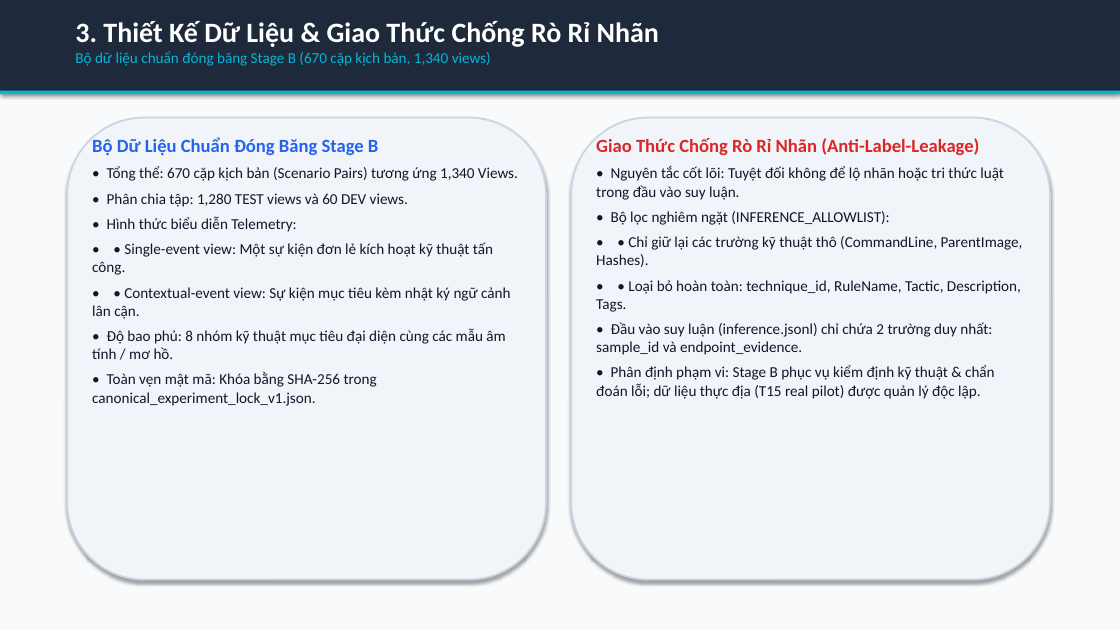
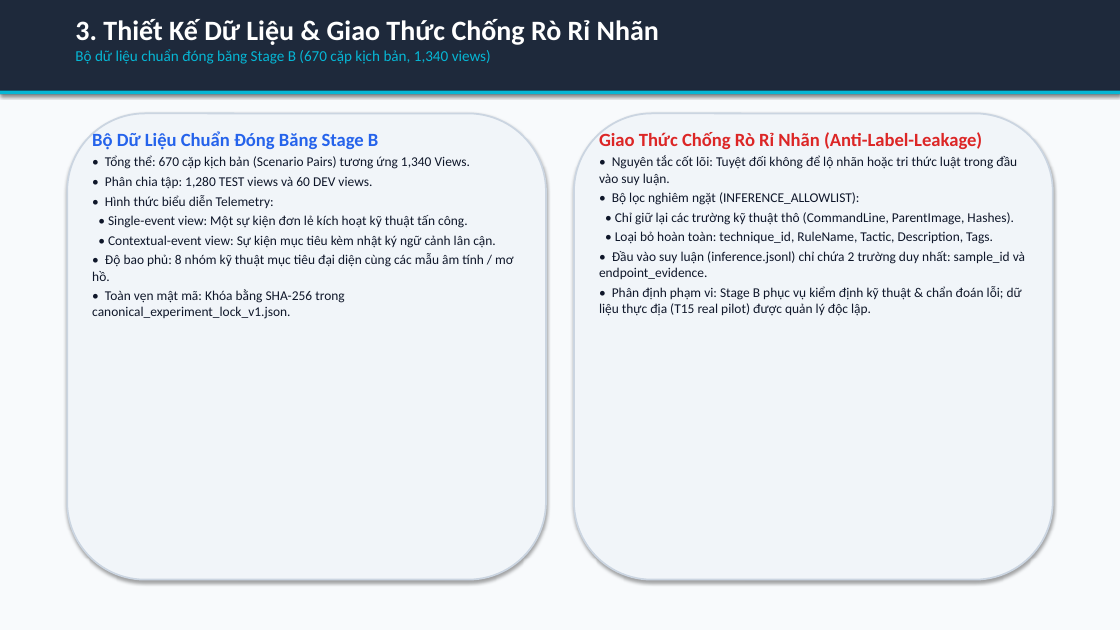
Before and after one commit to habachcp6/RAG2ATTCK, a slide deck: slide 4 of docs/presentation/slides.pptx. Drawn at 1120x630 pixels with LibreOffice and Linux fonts; fonts in the diff are those of the drawing. Boxes give left, top, right and bottom in pixels: in the first picture for what was removed or moved away, otherwise in the second. Text is boxed around its words. In the diff, an @@ line names an element or a change of style, - is before the commit and + after.

```diff
--- a/docs/presentation/slides.pptx
+++ b/docs/presentation/slides.pptx
@@ rounded rectangle: place and size @@
-rounded rectangle at (67,118,546,580)
+rounded rectangle at (67,113,546,580)
@@ rounded rectangle: place and size @@
-rounded rectangle at (571,118,1050,580)
+rounded rectangle at (574,113,1053,580)
@@ text at (92,155,514,319): size 13 to 11.5 pt in "• Tổng thể: 670 cặp kịch bản ...", "• Phân chia tập: 1,280 TEST views ...", "• Hình thức biểu diễn Telemetry:", "• Độ bao phủ: 8 nhóm kỹ ..." and 1 more places; less space between paragraphs @@
@@ text at (599,155,1025,316): size 13 to 11.5 pt in "• Nguyên tắc cốt lõi: Tuyệt đối ...", "• Bộ lọc nghiêm ngặt (INFERENCE_ALLOWLIST):", "• Đầu vào suy luận (inference.jsonl) chỉ ...", "• Phân định phạm vi: Stage B ..."; less space between paragraphs @@
@@ text at (108,215,495,248): text changed; size 13 to 11.5 pt @@
-• • Single-event view: Một sự kiện đơn lẻ kích hoạt kỹ thuật tấn công.
-• • Contextual-event view: Sự kiện mục tiêu kèm nhật ký ngữ cảnh lân cận.
+• Single-event view: Một sự kiện đơn lẻ kích hoạt kỹ thuật tấn công.
+• Contextual-event view: Sự kiện mục tiêu kèm nhật ký ngữ cảnh lân cận.
@@ text at (615,212,1013,244): text changed; size 13 to 11.5 pt @@
-• • Chỉ giữ lại các trường kỹ thuật thô (CommandLine, ParentImage, Hashes).
-• • Loại bỏ hoàn toàn: technique_id, RuleName, Tactic, Description, Tags.
+• Chỉ giữ lại các trường kỹ thuật thô (CommandLine, ParentImage, Hashes).
+• Loại bỏ hoàn toàn: technique_id, RuleName, Tactic, Description, Tags.
```
Also in this commit, not shown: 11 other slides changed, 7 other files.
